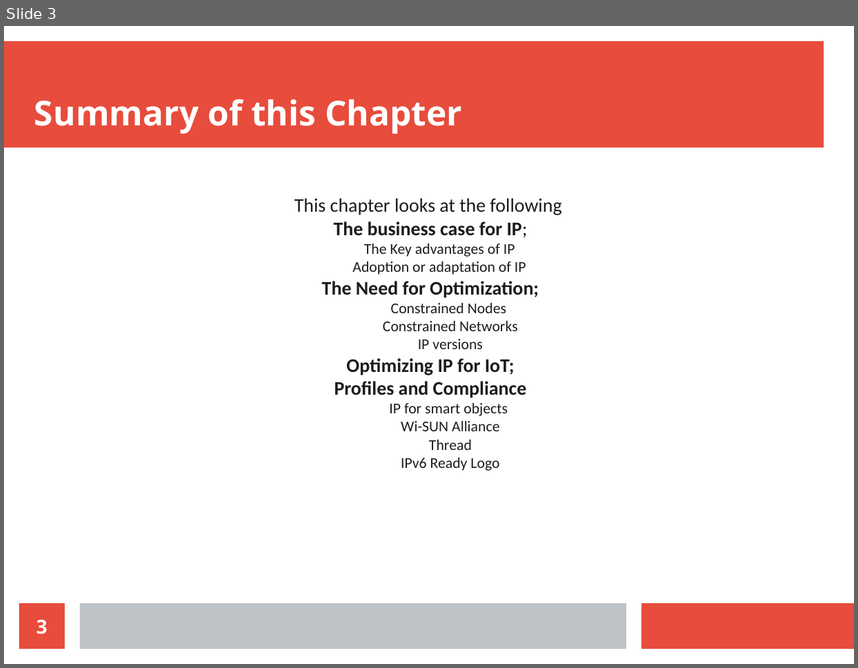
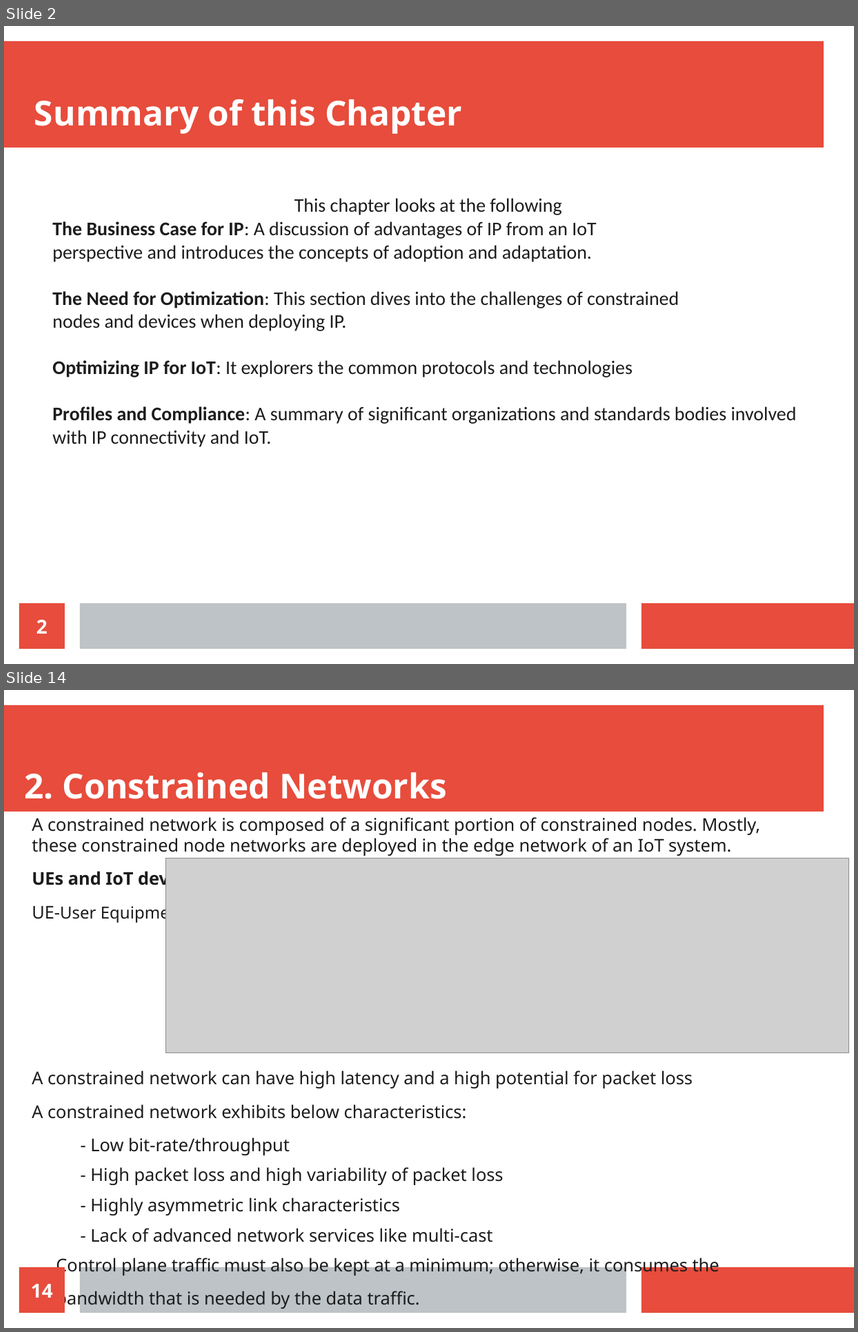
Before and after one commit to Dihfahsih1/Masters-Software-Engineering, a slide deck: yr-sem1/IoT/Chapter-5-slides.odp. Shown one above the other, each under a label of ours: slide 3 before the commit, slides 2 and 14 after it; the slides between them are not shown. The pictures are 858x668 and 858x1332 pixels, drawn with LibreOffice and Linux fonts; fonts in the diff are those of the drawing; grey boxes stand for pictures. Boxes give left, top, right and bottom in pixels: in the first picture for what was removed or moved away, otherwise in the second. Text is boxed around its words. In the diff, an @@ line names an element or a change of style, - is before the commit and + after.

```diff
--- a/yr-sem1/IoT/Chapter-5-slides.odp
+++ b/yr-sem1/IoT/Chapter-5-slides.odp
@@ slide 14 added at [4, 690, 854, 1328], background #FFFFFF; not listed: 3 template elements that a slide beside it also shows @@
@@ title added at [24, 772, 447, 799], 32 pt, text #FFFFFF, bold @@
+2. Constrained Networks
@@ text added at [32, 817, 760, 1310], 16.4 pt, text #1C1C1C @@
+A constrained network is composed of a significant portion of constrained nodes. Mostly, these constrained node networks are deployed in the edge network of an IoT system.
+UEs and IoT devices behind constrained access networks
+UE-User Equipments
+A constrained network can have high latency and a high potential for packet loss
+A constrained network exhibits below characteristics:
+    - Low bit-rate/throughput
+    - High packet loss and high variability of packet loss
+    - Highly asymmetric link characteristics
+    - Lack of advanced network services like multi-cast
+  Control plane traffic must also be kept at a minimum; otherwise, it consumes the
+  bandwidth that is needed by the data traffic.
@@ picture added at [166, 858, 849, 1052] @@
@@ page number added at [19, 1267, 65, 1312], fill #E74C3C, 18 pt, text #FFFFFF, bold @@
+14
@@ what was slide 3 is now slide 2 @@
@@ slide 2 changed as well @@
@@ subtitle at [52, 221, 797, 447]: text changed; size 14 to 18 pt @@
-The business case for IP;
-  The Key advantages of IP
-  Adoption or adaptation of IP
-The Need for Optimization;
-    Constrained Nodes
-    Constrained Networks
-    IP versions
-Optimizing IP for IoT;
-Profiles and Compliance
-    IP for smart objects
-    Wi-SUN Alliance
-    Thread
-    IPv6 Ready Logo
+The Business Case for IP: A discussion of advantages of IP from an IoT
+perspective and introduces the concepts of adoption and adaptation.
+The Need for Optimization: This section dives into the challenges of constrained
+nodes and devices when deploying IP.
+Optimizing IP for IoT: It explorers the common protocols and technologies
+Profiles and Compliance: A summary of significant organizations and standards bodies involved with IP connectivity and IoT.
@@ page number at [36, 619, 47, 633]: text changed @@
-3
+2
```
Also in this commit, not shown: 1 other slide changed, 36 other slides added, 1 slide removed, 7 other files.
